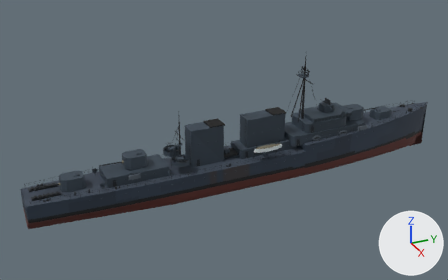
The glTF model assets/models/benson.glb as it was, and as the next commit left it.
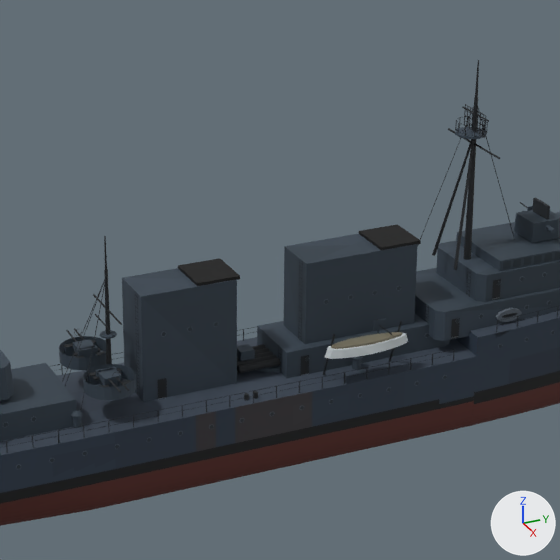
Each version is shown whole from a 50 mm lens placed at (120.5, -61.3, 68.9), pointed at (-1.0, -6.6, 8.1), then close up on the part from 32% to 75% of the width and 11% to 79% of the height. The axes (+X, +Y, +Z) are drawn at lower right. The lights are the same throughout. The older version's two pictures come first. Where no turn or scale is listed for an object, it has been applied to the vertices. Vertices at exactly the same position are counted once.

In view in the first close-up: 'Director', 'Hull', 'Torpedo1' and 4 more.
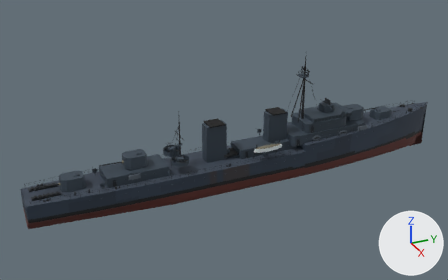
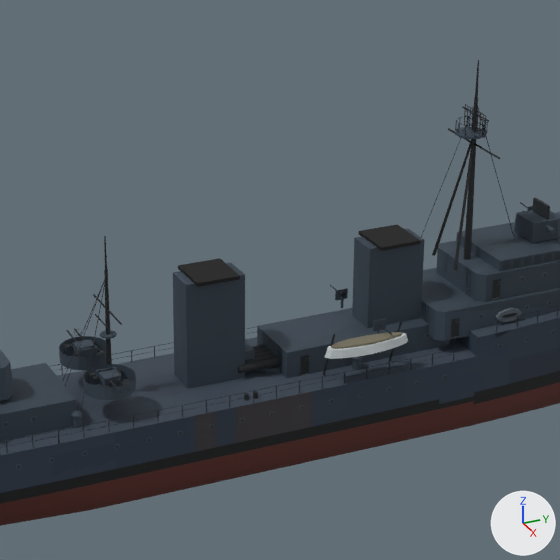
Where the change shows, as pixel boxes (x1, y1, x2, y2) in the close-ups (560 x 560 px; the box of a moved part takes in the faces that stretch with it):
part 1 of me_hull, moved or reshaped: before (284, 234, 418, 344); after (352, 228, 424, 328)
part 2 of me_hull, moved or reshaped: before (122, 268, 237, 402); after (173, 262, 245, 389)
part 3 of me_hull, deleted: before (135, 261, 401, 399)

Patch to the scene script:
```diff
--- a/assets/models/benson.glb.py
+++ b/assets/models/benson.glb.py
@@ me_hull @@
 # used by ob_hull; location = (0.0, 0.0, 0.0)
-me_hull.from_pydata(...)  # 8782 vertices, 12645 faces; spans x -5.6..6.0, y -53.1..53.1, z -3.6..27.6
+me_hull.from_pydata(...)  # 8282 vertices, 12339 faces; spans x -5.6..6.0, y -53.1..53.1, z -3.6..27.6
+# me_hull part 1: the loose piece of 9 vertices spanning x -2.0..2.0, y -2.0..8.0, z 4.1..13.5 is scaled about its middle by (0.675, 0.5, 1), then moved by (0.0, 3.5, 0.0)
+# me_hull part 2: the loose piece of 9 vertices spanning x -2.0..2.0, y -16.0..-8.0, z 4.1..13.2 is scaled about its middle by (0.675, 0.625, 1), then moved by (0.0, 2.5, 0.0)
+# me_hull part 3: 97 loose pieces with 500 vertices, spanning x -2.1..2.1, y -16.0..6.6, z 4.1..13.5, are deleted
 me_hull.materials.append(mat_paint_5a2a24)
```
